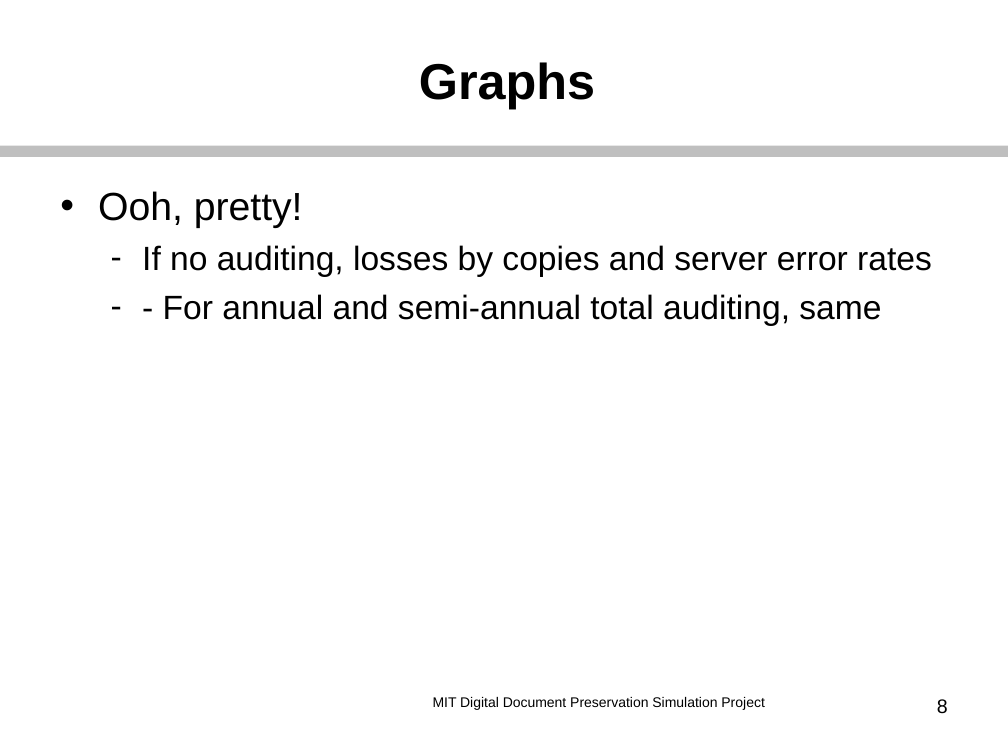
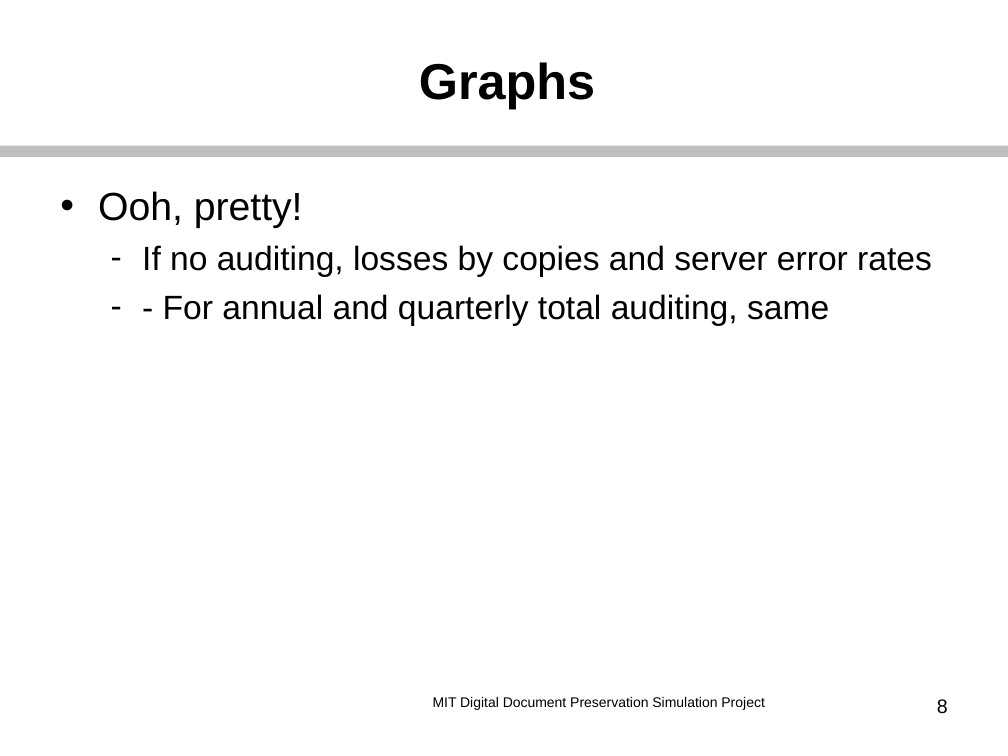
Before and after one commit to MIT-Informatics/PreservationSimulation, a slide deck: slide 8 of shelf/docs/Slides_NewEnglandNDSA.ppt. Drawn at 1008x756 pixels with LibreOffice and Linux fonts; fonts in the diff are those of the drawing. Boxes give left, top, right and bottom in pixels: in the first picture for what was removed or moved away, otherwise in the second. Text is boxed around its words. In the diff, an @@ line names an element or a change of style, - is before the commit and + after.

```diff
--- a/shelf/docs/Slides_NewEnglandNDSA.ppt
+++ b/shelf/docs/Slides_NewEnglandNDSA.ppt
@@ text at <box>163,294,829,326</box>: text changed @@
-  – - For annual and semi-annual total auditing, same
+  – - For annual and quarterly total auditing, same
```
Also in this commit, not shown: 1 other slide changed.
